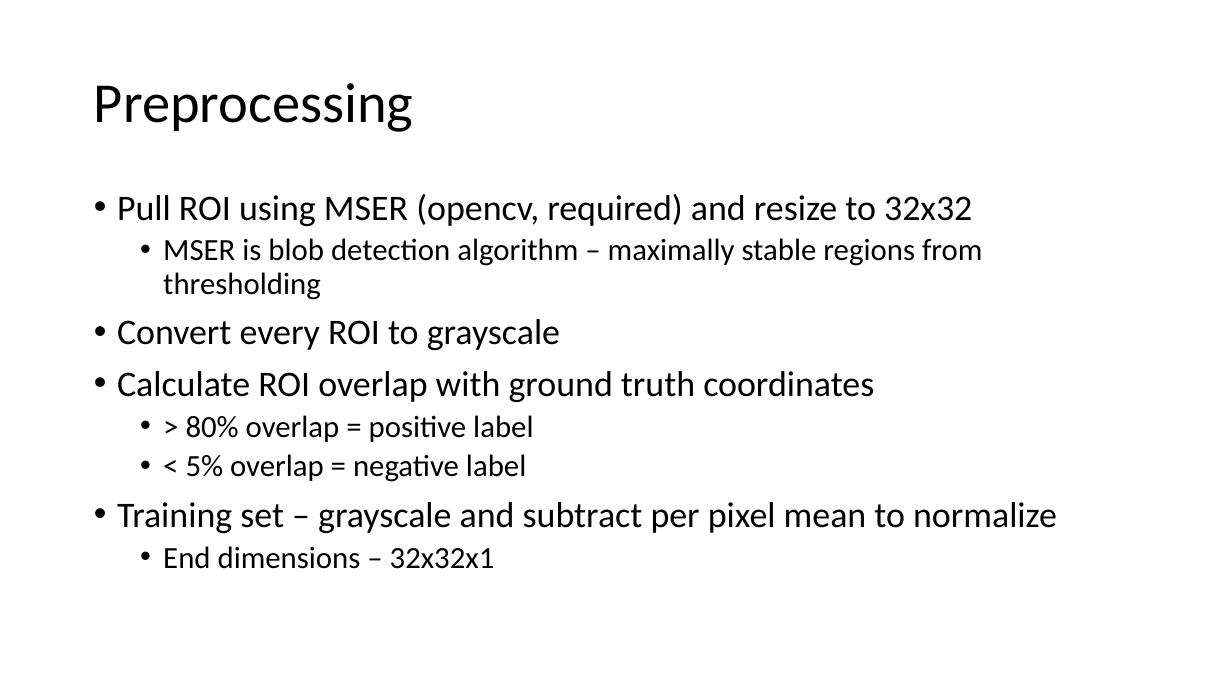
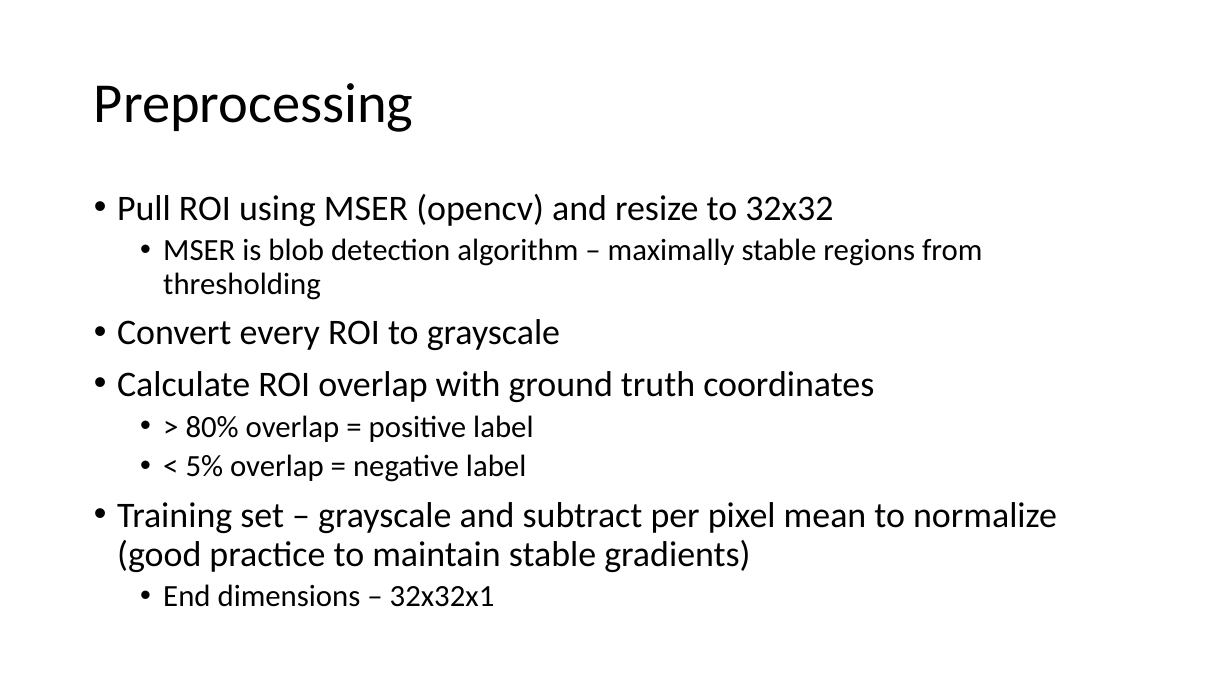
Before and after one commit to tugsag/SVHN-Recognition, a slide deck: slide 3 of SVHN.pptx. Drawn at 1232x693 pixels with LibreOffice and Linux fonts; fonts in the diff are those of the drawing. Boxes give left, top, right and bottom in pixels: in the first picture for what was removed or moved away, otherwise in the second. Text is boxed around its words. In the diff, an @@ line names an element or a change of style, - is before the commit and + after.

```diff
--- a/SVHN.pptx
+++ b/SVHN.pptx
@@ text at <box>117,194,833,226</box>: text changed @@
-• Pull ROI using MSER (opencv, required) and resize to 32x32
+• Pull ROI using MSER (opencv) and resize to 32x32
@@ text at <box>117,502,1057,572</box>: text changed @@
-• Training set – grayscale and subtract per pixel mean to normalize
+• Training set – grayscale and subtract per pixel mean to normalize (good practice to maintain stable gradients)
```
Also in this commit, not shown: 1 other slide changed, 3 slides added.
